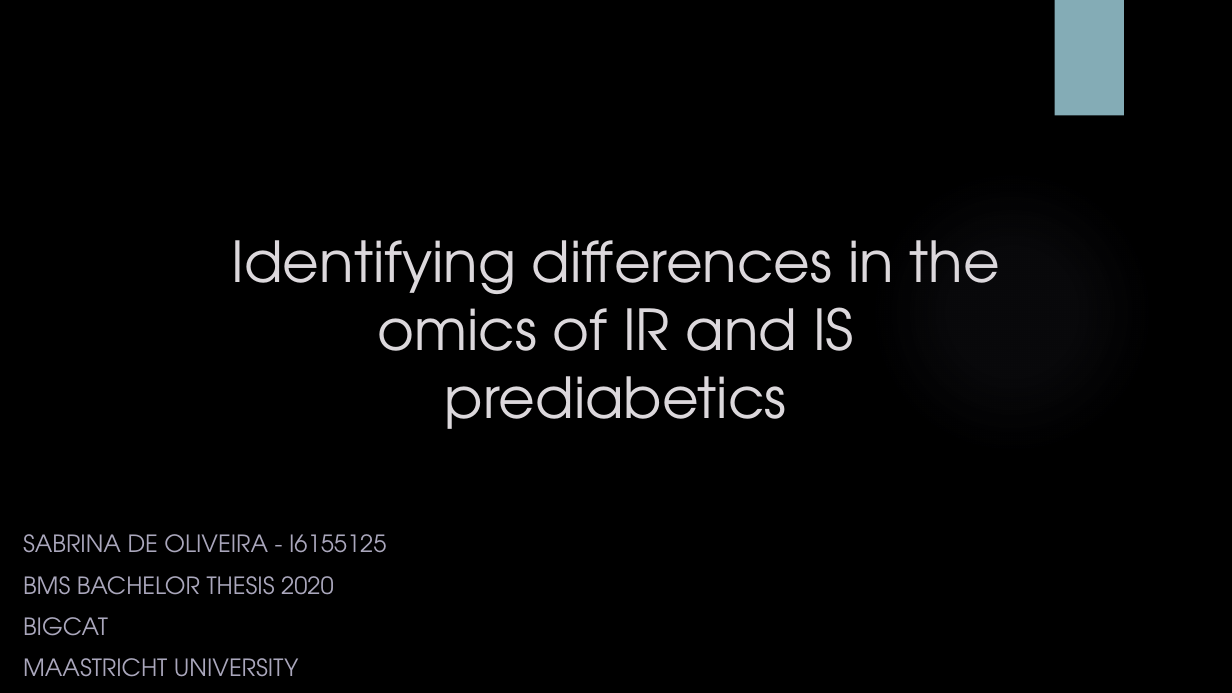
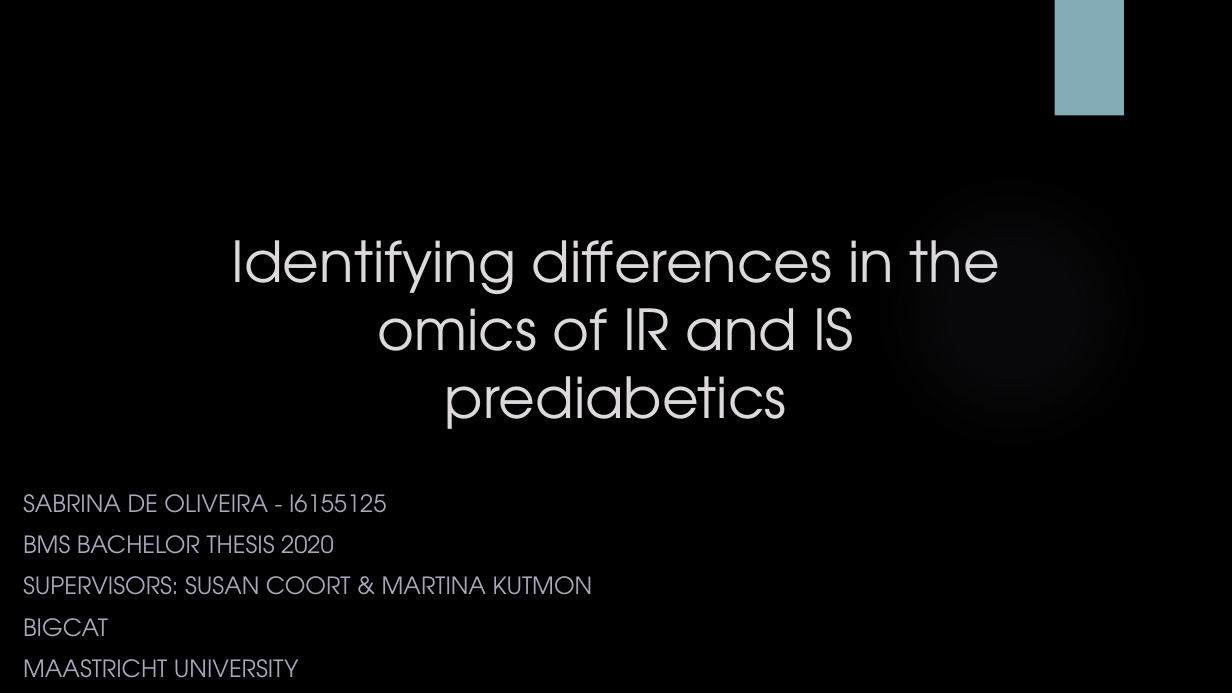
Before and after one commit to sabdeolive/Sabrina_BMS_Bachelor-Internship, a slide deck: slide 1 of Intermediary Presentation.pptx. Drawn at 1232x693 pixels with LibreOffice and Linux fonts; fonts in the diff are those of the drawing; background and template pictures are left out. Boxes give left, top, right and bottom in pixels: in the first picture for what was removed or moved away, otherwise in the second. Text is boxed around its words. In the diff, an @@ line names an element or a change of style, - is before the commit and + after.

```diff
--- a/Intermediary Presentation.pptx
+++ b/Intermediary Presentation.pptx
@@ subtitle "SABRINA DE OLIVEIRA - I6155125": place and size @@
-subtitle "SABRINA DE OLIVEIRA - I6155125" at box(23, 534, 386, 677)
+subtitle "SABRINA DE OLIVEIRA - I6155125" at box(23, 494, 593, 678)
@@ subtitle at box(23, 576, 593, 595): paragraph added @@
+SUPERVISORS: SUSAN COORT & MARTINA KUTMON
```
Also in this commit, not shown: 8 other slides changed.
